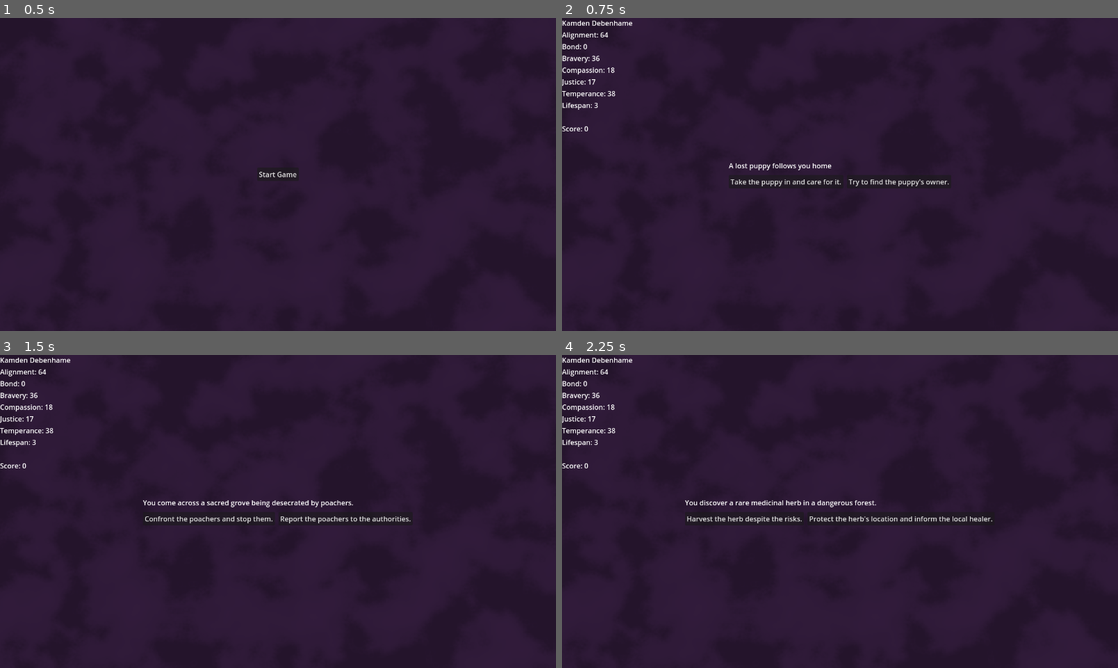
Above: before the commit, frames 1-4 (two rows, left to right).
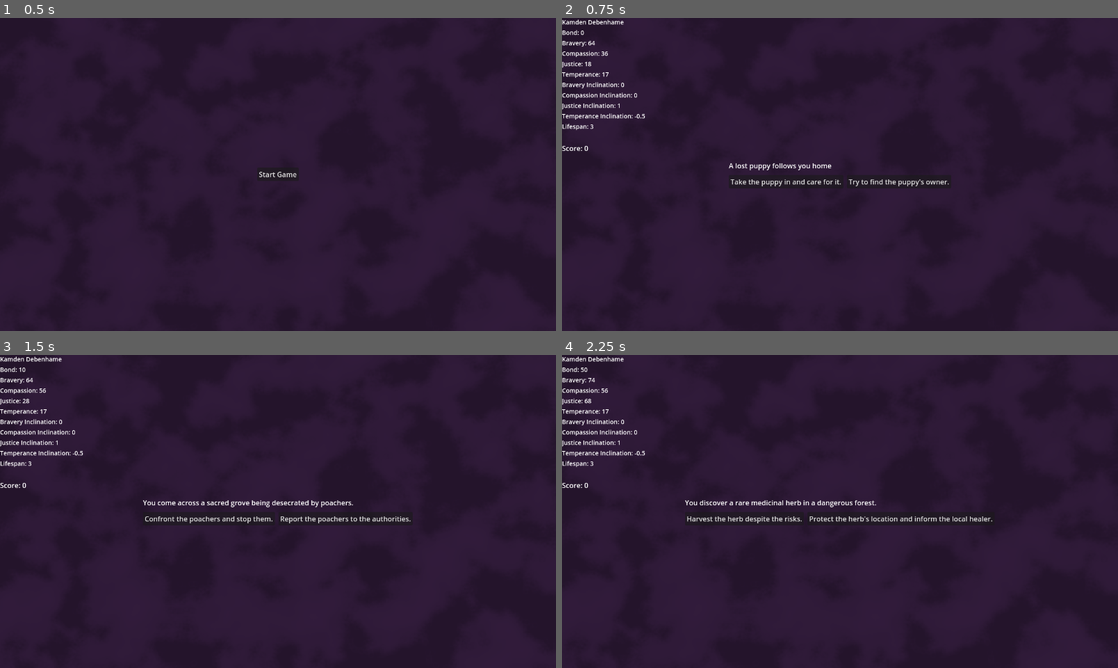
Above: after the commit, the same moments.

Repository: fiobabig/PirateJam16
Game: Godot game, scene res://app/game.tscn
Same seed, same stepped clock (60 frames per second), same inputs: the game is played once before the commit and once after it.
Inputs:
- Up to frame 1 (0.5 s): no input
- Up to frame 2 (0.75 s): click "Start Game" at 0.5 s
- Up to frame 3 (1.5 s): click "Take the puppy in and care fo…" at 1.25 s
- Up to frame 4 (2.25 s): click "Confront the poachers and sto…" at 2 s

Frame 1 is identical in both runs. In frame 2, 1.4% of the frame differs, in the area x 0-15%, y 0-43%; in frame 3, 1.4%; in frame 4, 1.4%.
Error before the commit: Invalid access to property or key 'alignment' on a base object of type 'Resource (DecisionOption)'. (res://bearer/service/bearer_service.gd:53)

Commit message:
Updated alignment calculation to be based on inclination

Diff:
--- a/bearer/bearer_resource.gd
+++ b/bearer/bearer_resource.gd
@@ -3,11 +3,14 @@
 
 @export var name: String
 
-# effectively constant, unless we have a skill that lets it get modified or something
-@export var alignment: int  # -100 to 100
-
 # hit points
 @export var bond: int  # -100 to 100. maybe positive bond adds scaling for decisions
+
+# alignment
+@export var bravery_inclination: float  # -1.0 to 1.0
+@export var compassion_inclination: float  # -1.0 to 1.0
+@export var justice_inclination: float  # -1.0 to 1.0
+@export var temperance_inclination: float  # -1.0 to 1.0
 
 # stats modified by decisions (inflection stats)
 @export var bravery: int  # -100 to 100
--- a/bearer/display/bearer_display.gd
+++ b/bearer/display/bearer_display.gd
@@ -1,7 +1,10 @@
 extends MarginContainer
 
 @onready var name_label: Label = %Name
-@onready var alignment_label: Label = %Alignment
+@onready var bravery_inclination_label: Label = %BraveryInclination
+@onready var compassion_inclination_label: Label = %CompassionInclination
+@onready var justice_inclination_label: Label = %JusticeInclination
+@onready var temperance_inclination_label: Label = %TemperanceInclination
 @onready var bond_label: Label = %Bond
 @onready var bravery_label: Label = %Bravery
 @onready var compassion_label: Label = %Compassion
@@ -27,13 +30,16 @@
 func _on_bearer_changed(bearer: BearerResource):
 	visible = true
 	name_label.text = bearer.name
-	alignment_label.text = "Alignment: " + str(bearer.alignment)
 	bond_label.text = "Bond: " + str(bearer.bond)
 	bravery_label.text = "Bravery: " + str(bearer.bravery)
 	compassion_label.text = "Compassion: " + str(bearer.compassion)
 	justice_label.text = "Justice: " + str(bearer.justice)
 	temperance_label.text = "Temperance: " + str(bearer.temperance)
 	lifespan_label.text = "Lifespan: " + str(bearer.lifespan)
+	bravery_inclination_label.text = "Bravery Inclination: " + str(bearer.bravery_inclination)
+	compassion_inclination_label.text = "Compassion Inclination: " + str(bearer.compassion_inclination)
+	justice_inclination_label.text = "Justice Inclination: " + str(bearer.justice_inclination)
+	temperance_inclination_label.text = "Temperance Inclination: " + str(bearer.temperance_inclination)
 
 
 func _on_selected_changed(skills: Array[Enums.Skills]):
--- a/bearer/display/bearer_display.tscn
+++ b/bearer/display/bearer_display.tscn
@@ -16,39 +16,63 @@
 [node name="Name" type="Label" parent="VBoxContainer"]
 unique_name_in_owner = true
 layout_mode = 2
+theme_override_font_sizes/font_size = 14
 text = "da name"
-
-[node name="Alignment" type="Label" parent="VBoxContainer"]
-unique_name_in_owner = true
-layout_mode = 2
 
 [node name="Bond" type="Label" parent="VBoxContainer"]
 unique_name_in_owner = true
 layout_mode = 2
+theme_override_font_sizes/font_size = 14
 
 [node name="Bravery" type="Label" parent="VBoxContainer"]
 unique_name_in_owner = true
 layout_mode = 2
+theme_override_font_sizes/font_size = 14
 
 [node name="Compassion" type="Label" parent="VBoxContainer"]
 unique_name_in_owner = true
 layout_mode = 2
+theme_override_font_sizes/font_size = 14
 
 [node name="Justice" type="Label" parent="VBoxContainer"]
 unique_name_in_owner = true
 layout_mode = 2
+theme_override_font_sizes/font_size = 14
 
 [node name="Temperance" type="Label" parent="VBoxContainer"]
 unique_name_in_owner = true
 layout_mode = 2
+theme_override_font_sizes/font_size = 14
+
+[node name="BraveryInclination" type="Label" parent="VBoxContainer"]
+unique_name_in_owner = true
+layout_mode = 2
+theme_override_font_sizes/font_size = 14
+
+[node name="CompassionInclination" type="Label" parent="VBoxContainer"]
+unique_name_in_owner = true
+layout_mode = 2
+theme_override_font_sizes/font_size = 14
+
+[node name="JusticeInclination" type="Label" parent="VBoxContainer"]
+unique_name_in_owner = true
+layout_mode = 2
+theme_override_font_sizes/font_size = 14
+
+[node name="TemperanceInclination" type="Label" parent="VBoxContainer"]
+unique_name_in_owner = true
+layout_mode = 2
+theme_override_font_sizes/font_size = 14
 
 [node name="Lifespan" type="Label" parent="VBoxContainer"]
 unique_name_in_owner = true
 layout_mode = 2
+theme_override_font_sizes/font_size = 14
 
 [node name="Skills" type="Label" parent="VBoxContainer"]
 unique_name_in_owner = true
 layout_mode = 2
+theme_override_font_sizes/font_size = 14
 
 [node name="Score" type="Label" parent="VBoxContainer"]
 unique_name_in_owner = true
--- a/bearer/service/bearer_service.gd
+++ b/bearer/service/bearer_service.gd
@@ -17,12 +17,20 @@
 
 	_current = BearerResource.new()
 	_current.name = first_name + " " + last_name
-	_current.alignment = _random_stat()
+
+	# hit points
 	_current.bond = 0
+
+	# alignment
+	_add_inclination(_current)
+
+	# stats modified by decisions (inflection stats)
 	_current.bravery = _random_stat()
 	_current.compassion = _random_stat()
 	_current.justice = _random_stat()
 	_current.temperance = _random_stat()
+
+	# longevity
 	_current.lifespan = 3
 
 	changed.emit(_current)
@@ -50,10 +58,12 @@
 	_current.justice = _cap(_current.justice + option.justice)
 	_current.temperance = _cap(_current.temperance + option.temperance)
 
-	if sign(_current.alignment) == sign(option.alignment):
-		_current.bond += abs(option.alignment)
-	else:
-		_current.bond -= abs(option.alignment)
+	_current.bond += (
+		(option.bravery * _current.bravery_inclination)
+		+ (option.compassion * _current.compassion_inclination)
+		+ (option.justice * _current.justice_inclination)
+		+ (option.temperance * _current.temperance_inclination)
+	)
 
 	_current.bond = _cap(_current.bond)
 
@@ -71,3 +81,39 @@
 
 func _random_stat():
 	return randi() % 201 - 100
+
+
+func _add_inclination(bearer: BearerResource):
+	bearer.bravery_inclination = 0.0
+	bearer.compassion_inclination = 0.0
+	bearer.justice_inclination = 0.0
+	bearer.temperance_inclination = 0.0
+
+	var primary_inclination_stat = randi_range(1, 4)
+	var secondary_inclination_stat = randi_range(1, 4)
+
+	var primary_inclination_value = -1.0 if randi_range(0, 1) == 0.0 else 1.0
+	var secondary_inclination_value = 0.5 * (sign(primary_inclination_value) * -1)
+
+	while secondary_inclination_stat == primary_inclination_stat:
+		secondary_inclination_stat = randi_range(1, 4)
+
+	match primary_inclination_stat:
+		1:
+			bearer.bravery_inclination = primary_inclination_value
+		2:
+			bearer.compassion_inclination = primary_inclination_value
+		3:
+			bearer.justice_inclination = primary_inclination_value
+		4:
+			bearer.temperance_inclination = primary_inclination_value
+
+	match secondary_inclination_stat:
+		1:
+			bearer.bravery_inclination = secondary_inclination_value
+		2:
+			bearer.compassion_inclination = secondary_inclination_value
+		3:
+			bearer.justice_inclination = secondary_inclination_value
+		4:
+			bearer.temperance_inclination = secondary_inclination_value
--- a/event/inflection/instances/test_inflection_one.tres
+++ b/event/inflection/instances/test_inflection_one.tres
@@ -5,7 +5,7 @@
 [resource]
 script = ExtResource("1_ydix6")
 description = "This is a test inflection (bravery focus)"
-bravery_weight = 0.7
-compassion_weight = 0.1
-justice_weight = 0.1
-temperance_weight = 0.1
+bravery_weight = 0.4
+compassion_weight = 0.2
+justice_weight = 0.2
+temperance_weight = 0.2
